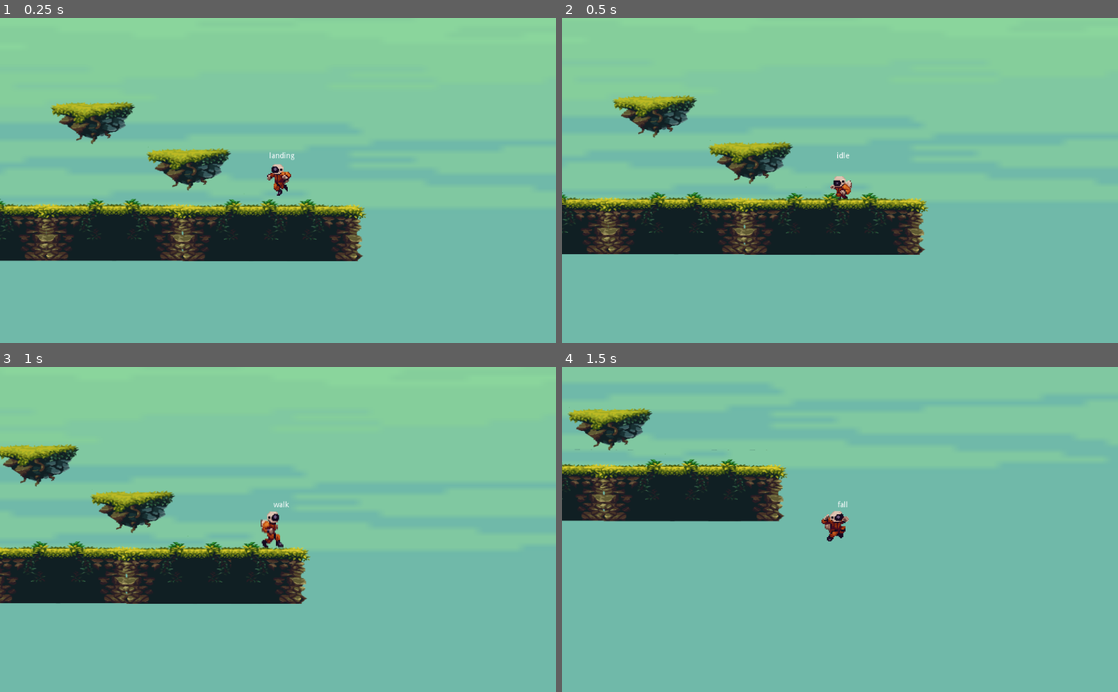
Above: before the commit, frames 1-4 (two rows, left to right).
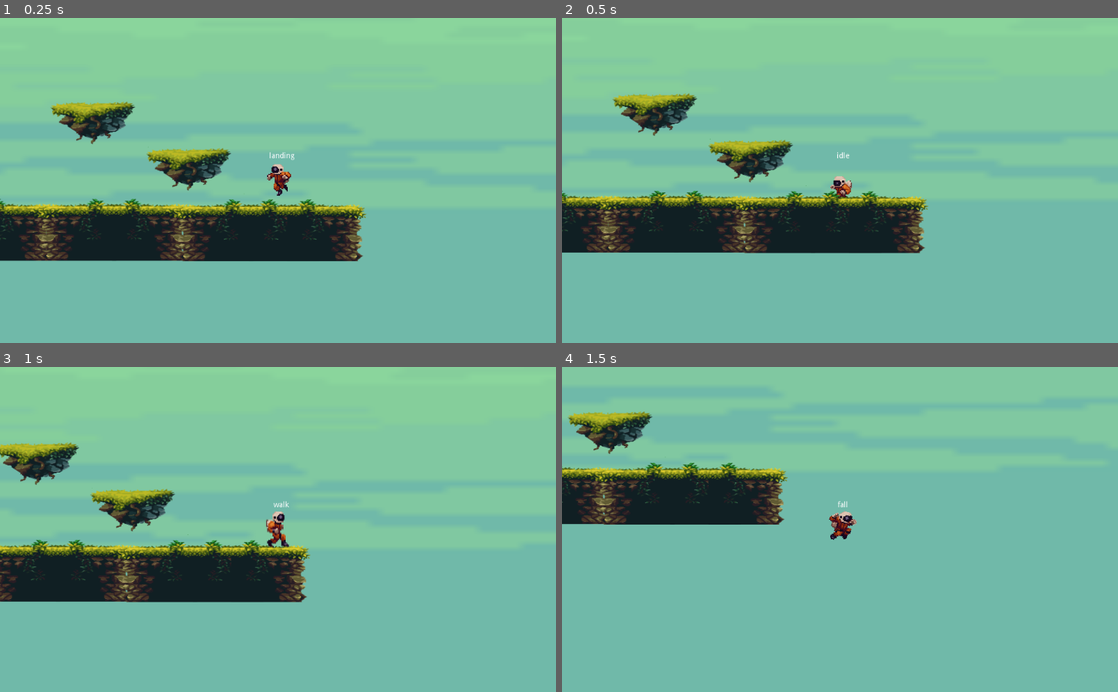
Above: after the commit, the same moments.

Repository: azediawan/Double_Agent_project
Game: Godot game, scene res://Scripts/map.tscn
The game is run twice, just before and just after one commit, with the same random seed, the same clock (stepped at 60 frames per second) and the same inputs.
Inputs:
- Up to frame 1 (0.25 s): no input
- Up to frame 2 (0.5 s): no input
- Up to frame 3 (1 s): hold Right (ui_right) from 0.53 s (still down); tap E (ui_accept) at 0.77 s
- Up to frame 4 (1.5 s): keep holding Right (ui_right)

Frame 1 is identical in both runs. In frame 2, 5.5% of the frame differs, in the area x 0-66%, y 23-73%; in frame 3, 5.0%; in frame 4, 4.5%.

Commit message:
fixed sprite position and added rotations

Diff:
--- a/Scripts/Anims_handle.gd
+++ b/Scripts/Anims_handle.gd
@@ -5,6 +5,8 @@
 onready var state_machine = get_parent().get_node("StateM_handler")
 onready var void_space = get_parent().get_node("landing_space")
 onready var main_node = get_parent().get_node(".")
+onready var left_foot = get_parent().get_node("left_foot")
+onready var right_foot = get_parent().get_node("right_foot")
 
 var is_jumping = false
 var is_falling = false
@@ -16,6 +18,7 @@
 
 func _process(_delta):
 	$AnimationPlayer.playback_speed = 1
+	angle_rotation()
 
 
 func play_animation(animation):
@@ -26,11 +29,35 @@
 
 func anim_dir():
 	if Input.is_action_pressed("ui_left"):
-		playerSprite.flip_h = true
+		playerSprite.scale.x = 1
 		collisionArea.scale.x *= -1
 	if Input.is_action_pressed("ui_right"):
-		playerSprite.flip_h = false
+		playerSprite.scale.x = -1
 		collisionArea.scale.x *= -1
+
+
+func angle_rotation():
+	# var wich_foot = true if left_foot.is_colliding() else false
+	var left_is_colliding = left_foot.is_colliding()
+	var right_is_colliding = right_foot.is_colliding()
+
+	if foot.is_colliding() and left_is_colliding and right_is_colliding:
+		playerSprite.rotation_degrees = 0
+		collisionArea.rotation_degrees = 0
+		# return true
+
+	elif is_jumping and !foot.is_colliding():
+		playerSprite.rotation_degrees = 10 * playerSprite.scale.x
+		collisionArea.rotation_degrees = 10 * playerSprite.scale.x
+
+	elif !is_jumping and !is_landing and !is_falling:
+		if left_is_colliding and !right_is_colliding:
+			playerSprite.rotation_degrees = 15
+			collisionArea.rotation_degrees = 15
+
+		elif right_is_colliding and !left_is_colliding:
+			playerSprite.rotation_degrees = -15
+			collisionArea.rotation_degrees = -15
 
 
 func idle_animation():
--- a/Scripts/Physic_handler.gd
+++ b/Scripts/Physic_handler.gd
@@ -15,7 +15,7 @@
 func _physics_process(_delta):
 	var snap_vector = Vector2(0, 45) if snap else Vector2()
 	GlobalVariables.move_and_slide = main_node.move_and_slide_with_snap(keyboard_input, snap_vector, gravity_dir, slope_slide_threshold)
-	print(keyboard_input.x)
+	# print(keyboard_input.x)
 	keyboard_input.x = lerp(keyboard_input.x, 0, 0.16)
 	snapping_fixer()
 	apply_gravity()
@@ -28,7 +28,7 @@
 
 
 func lerp_animation():
-	print(keyboard_input.x)
+	# print(keyboard_input.x)
 
 	if GlobalVariables.keyboard_vector == 1:
 		yield(get_tree().create_timer(0.02), "timeout")
--- a/Scripts/Player_body.tscn
+++ b/Scripts/Player_body.tscn
@@ -141,6 +141,7 @@
 
 [sub_resource type="CapsuleShape2D" id=10]
 radius = 8.8302
+height = 16.9235
 
 [node name="Player_body" type="KinematicBody2D" groups=["Player"]]
 script = ExtResource( 3 )
@@ -178,6 +179,18 @@
 [node name="CollisionArea" type="CollisionShape2D" parent="."]
 position = Vector2( 2.1767, -0.682293 )
 shape = SubResource( 10 )
+
+[node name="right_foot" type="RayCast2D" parent="."]
+position = Vector2( 7, 17.8 )
+scale = Vector2( 0.5, 0.5 )
+enabled = true
+cast_to = Vector2( 0, 2 )
+
+[node name="left_foot" type="RayCast2D" parent="."]
+position = Vector2( -2, 17.8 )
+scale = Vector2( 0.5, 0.5 )
+enabled = true
+cast_to = Vector2( 0, 2 )
 
 [node name="Camera2D" type="Camera2D" parent="."]
 current = true
--- a/Scripts/map.tscn
+++ b/Scripts/map.tscn
@@ -95,6 +95,13 @@
 [node name="CollisionShape2D4" type="CollisionShape2D" parent="tiles/StaticBody2D"]
 position = Vector2( -549.736, -62.6094 )
 rotation = -3.13324
+scale = Vector2( 0.414605, 1.03251 )
+z_index = 4096
+shape = SubResource( 6 )
+
+[node name="CollisionShape2D5" type="CollisionShape2D" parent="tiles/StaticBody2D"]
+position = Vector2( -662.736, -73.6094 )
+rotation = -2.9675
 scale = Vector2( 0.414605, 1.03251 )
 z_index = 4096
 shape = SubResource( 6 )
@@ -177,6 +184,17 @@
 vframes = 2
 frame = 7
 
+[node name="Sprite12" type="Sprite" parent="tiles/StaticBody2D"]
+position = Vector2( -623.654, -134.299 )
+rotation = 0.17837
+scale = Vector2( 1.58778, 1.02573 )
+texture = ExtResource( 1 )
+offset = Vector2( 0, 65.6213 )
+flip_h = true
+hframes = 7
+vframes = 2
+frame = 7
+
 [node name="Sprite5" type="Sprite" parent="tiles/StaticBody2D"]
 position = Vector2( 145.474, -26.7807 )
 scale = Vector2( 1.58778, 1.02573 )
Not shown, removed: Scripts/Player_body.tscn.tmp
